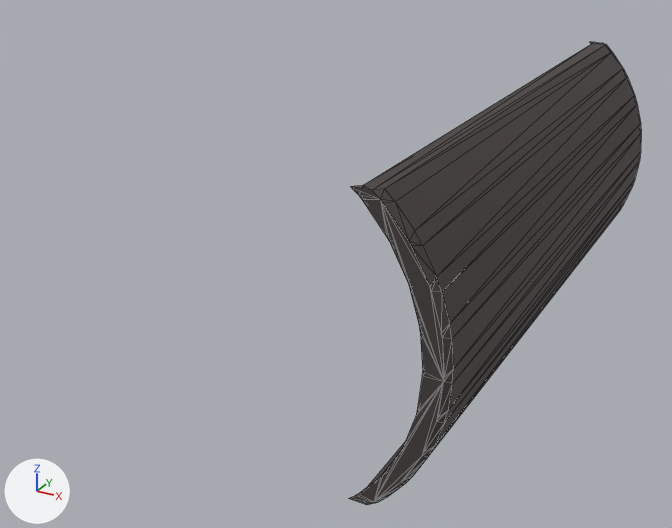
The glTF model resources/models/door_door.glb: old version first, new version second.
One viewpoint serves both versions: a 50 mm camera at (0.794, -2.296, 0.662) aimed at (-0.063, -0.737, -0.118). Lighting does not change. The marker at lower left points along +X, +Y and +Z. Mesh edges are drawn as thin lines. Vertices at the same position are counted once.

The first picture shows 'DoorDoor'.
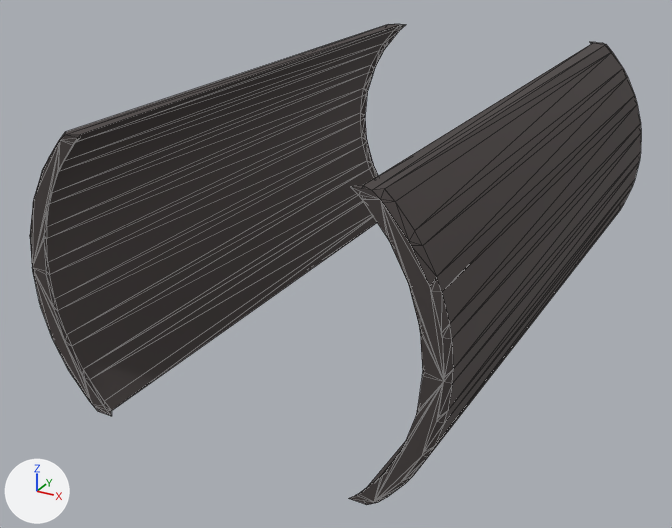
Location of each change, [x1, y1, x2, y2] in pixels of the pictures (672 x 528 px):
'DoorDoor', reshaped (109% wider): before [349, 42, 641, 505]; after [30, 24, 641, 505]
part 1 of me_cylinder_003, added (black): after [30, 24, 405, 416]

The change in detail:
me_cylinder_003 has 160 vertices, 316 faces and spans x 0.239..0.394, y -1.248..-0.04, z -0.257..0.255.
me_cylinder_003 is used by ob_doordoor; location (0.0, 0.0, 0.0).
me_cylinder_003 part 1: the loose piece of 160 vertices spanning x 0.239..0.394, y -1.248..-0.04, z -0.257..0.255 is copied, and the copy is turned 180 degrees about the y axis through the mesh origin; it spans x -0.394..-0.239, y -1.248..-0.04, z -0.255..0.257.
